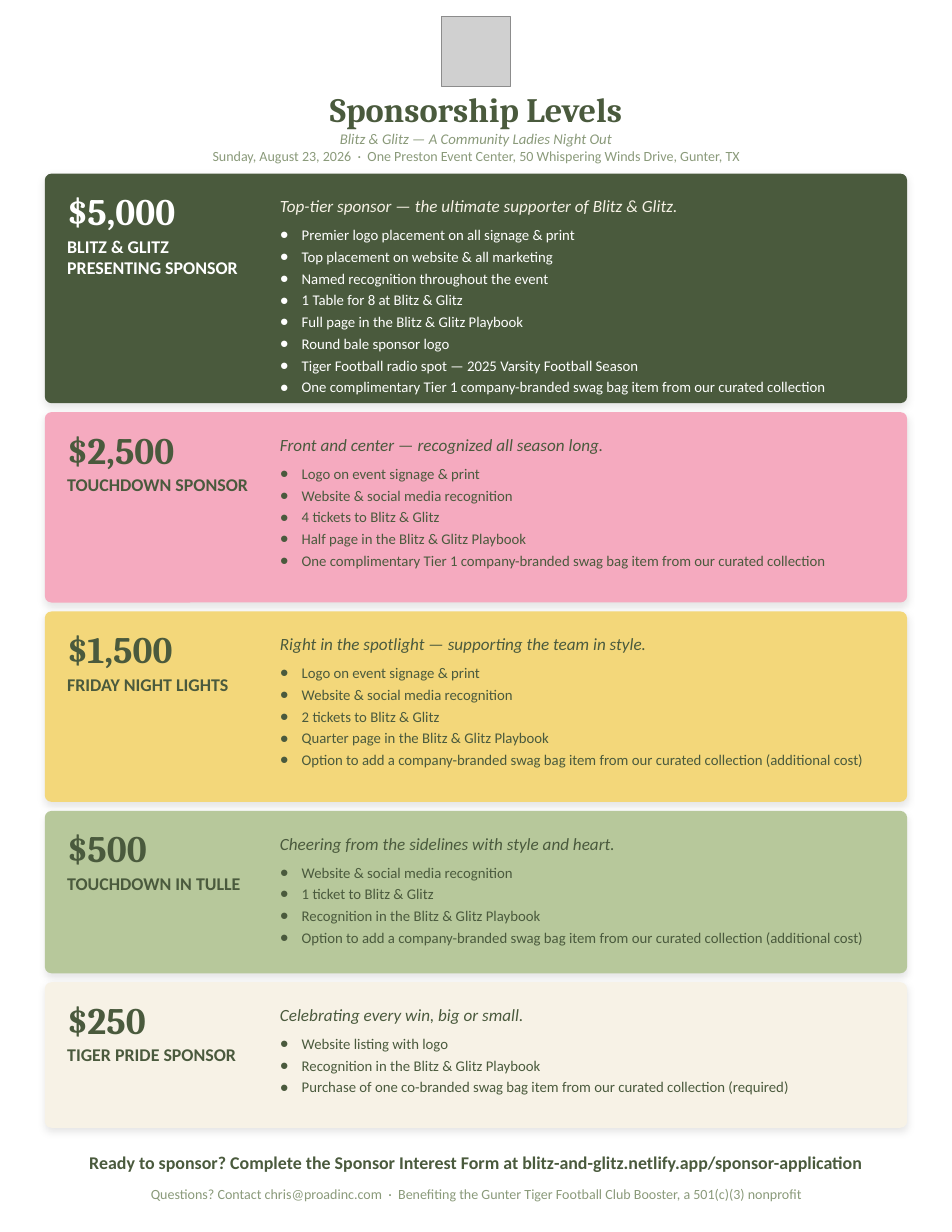
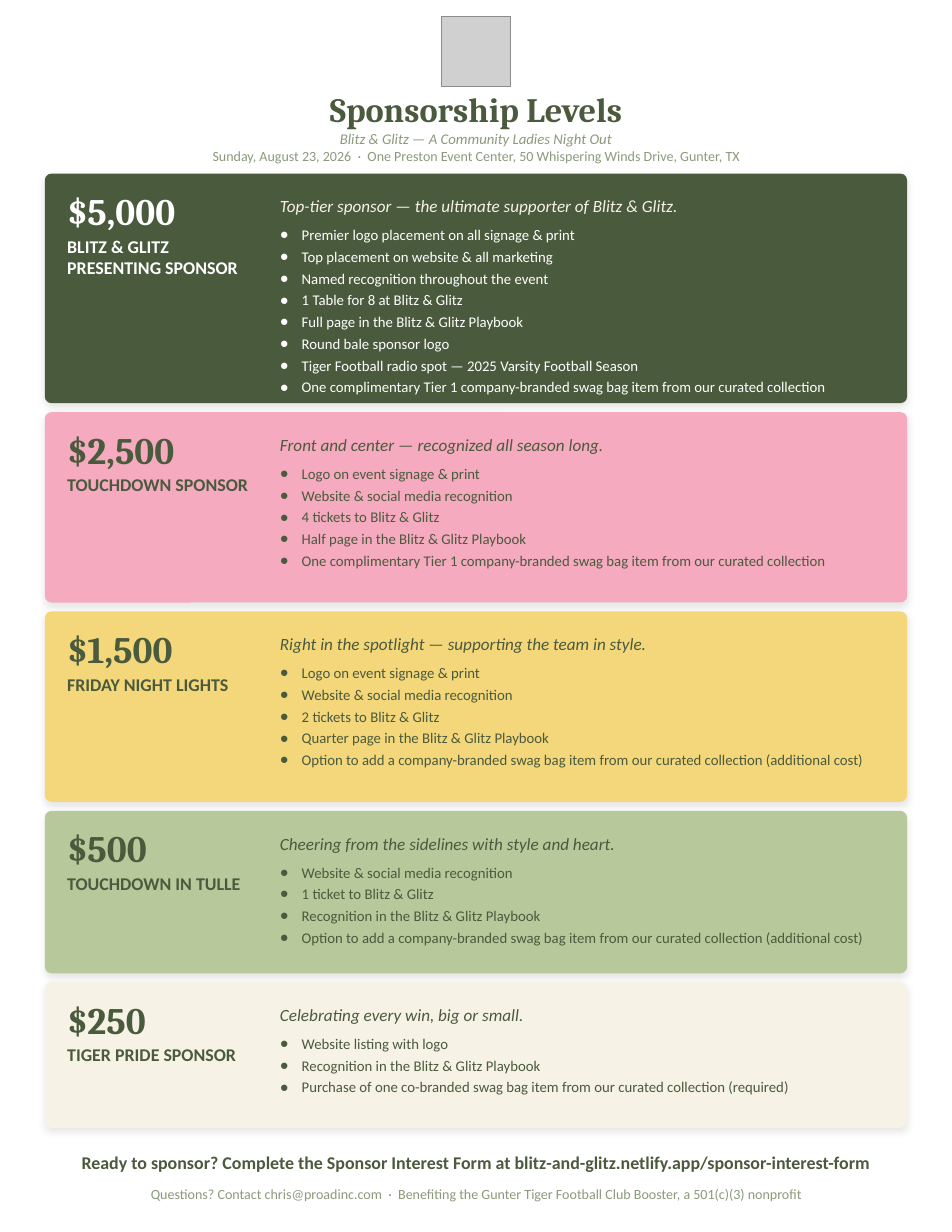
Before and after one commit to cczielinski/blitz-and-glitz-hub, a slide deck: slide 1 of Blitz-and-Glitz_Sponsorship-Flyer.pptx. Drawn at 952x1232 pixels with LibreOffice and Linux fonts; fonts in the diff are those of the drawing; grey boxes stand for pictures. Boxes give left, top, right and bottom in pixels: in the first picture for what was removed or moved away, otherwise in the second. Text is boxed around its words. In the diff, an @@ line names an element or a change of style, - is before the commit and + after.

Commit message:
Rename sponsor application to sponsor interest form; update flyer links

```diff
--- a/Blitz-and-Glitz_Sponsorship-Flyer.pptx
+++ b/Blitz-and-Glitz_Sponsorship-Flyer.pptx
@@ text at <box>82,1156,870,1172</box>: text changed @@
-Ready to sponsor? Complete the Sponsor Interest Form at blitz-and-glitz.netlify.app/sponsor-application
+Ready to sponsor? Complete the Sponsor Interest Form at blitz-and-glitz.netlify.app/sponsor-interest-form
```
Also in this commit, not shown: 10 other files.
